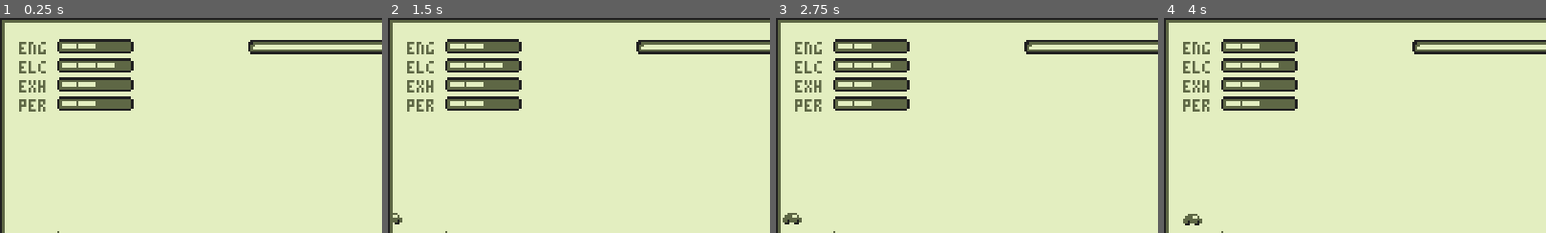
Above: before the commit, frames 1-4 (left to right).
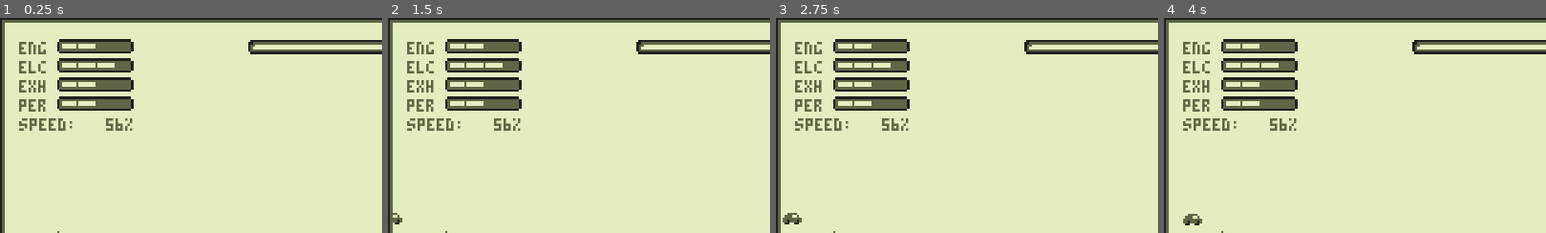
Above: after the commit, the same moments.

Repository: m-trigo/laika
Game: Godot game, scene res://src/scenes/Main.tscn
Two runs of this game, one before a commit and one after it. Both use one fixed random seed, a clock stepped at 60 frames per second and the inputs below. Sound files missing from this copy of the repository are replaced by a short silence.
Inputs:
- Up to frame 1 (0.25 s): no input
- Up to frame 2 (1.5 s): tap Enter at 0.5 s; tap 3 at 0.6 s; tap 4 at 0.8, 1.35 s
- Up to frame 3 (2.75 s): tap 3 at 1.55, 2.1 s; tap 4 at 2.3 s
- Up to frame 4 (4 s): tap 4 at 2.85, 3.8 s; tap 3 at 3.05 s; tap 1 at 3.6 s
The pictures show only the part of the screen within x 0-50%, y 0-50%; the shares and areas given below are measured in that part.

The runs differ from the first frame. In frame 1, 0.7% of the frame differs, in the area x 5-35%, y 46-53%; in frame 2, 0.7%; in frame 3, 0.7%; in frame 4, 0.7%.

Commit message:
Adds the speed performance indicator

Diff:
--- a/src/scenes/Main.tscn
+++ b/src/scenes/Main.tscn
@@ -52,6 +52,18 @@
 "_edit_use_anchors_": false
 }
 
+[node name="Performance" type="Label" parent="."]
+margin_left = 8.0
+margin_top = 42.0
+margin_right = 56.0
+margin_bottom = 56.0
+custom_fonts/font = ExtResource( 6 )
+custom_colors/font_color = Color( 0.368627, 0.403922, 0.270588, 1 )
+text = "SPEED:  100%"
+__meta__ = {
+"_edit_use_anchors_": false
+}
+
 [node name="Track" parent="." instance=ExtResource( 7 )]
 
 [node name="Frame" type="Sprite" parent="."]
@@ -102,5 +114,6 @@
 [node name="AudioStreamPlayer" type="AudioStreamPlayer" parent="."]
 stream = ExtResource( 8 )
 autoplay = true
+[connection signal="updated" from="Systems" to="." method="_on_Systems_updated"]
 [connection signal="arrived" from="Track" to="." method="_on_Track_arrived"]
 [connection signal="pressed" from="Frame/Esc" to="." method="_on_Esc_pressed"]
--- a/src/scenes/Systems.tscn
+++ b/src/scenes/Systems.tscn
@@ -1,7 +1,8 @@
-[gd_scene load_steps=9 format=2]
+[gd_scene load_steps=10 format=2]
 
 [ext_resource path="res://assets/sprites/health_bar.png" type="Texture" id=1]
 [ext_resource path="res://src/scenes/HealthBar.tscn" type="PackedScene" id=2]
+[ext_resource path="res://src/scripts/Systems.gd" type="Script" id=3]
 
 [sub_resource type="AtlasTexture" id=1]
 atlas = ExtResource( 1 )
@@ -33,6 +34,7 @@
 
 [node name="Systems" type="Node2D"]
 position = Vector2( 18, 8 )
+script = ExtResource( 3 )
 
 [node name="Engine" parent="." instance=ExtResource( 2 )]
 frames = SubResource( 6 )
@@ -56,3 +58,7 @@
 frames = SubResource( 6 )
 frame = 4
 centered = false
+[connection signal="health_updated" from="Engine" to="." method="_on_Engine_health_updated"]
+[connection signal="health_updated" from="Electrical" to="." method="_on_Electrical_health_updated"]
+[connection signal="health_updated" from="Exhaust" to="." method="_on_Exhaust_health_updated"]
+[connection signal="health_updated" from="Peripheral" to="." method="_on_Peripheral_health_updated"]
--- a/src/scripts/HealthBar.gd
+++ b/src/scripts/HealthBar.gd
@@ -1,4 +1,6 @@
 extends AnimatedSprite
+
+signal health_updated
 
 func max_health() -> int:
 	return len( frames ) - 1
@@ -8,6 +10,8 @@
 
 func heal( amount : int ) -> void:
 	frame = min( frame + amount, 4 ) as int
+	emit_signal( "health_updated" )
 
 func damage( amount : int ) -> void:
 	frame = max( frame - amount, 0 ) as int
+	emit_signal( "health_updated" )
--- a/src/scripts/Main.gd
+++ b/src/scripts/Main.gd
@@ -81,6 +81,7 @@
 	$DialogueBox/Label.text = "<FLAVOR TEXT>"
 	state = STATE.FLAVOR
 
+var performance : float = 100
 var yourself : bool = false
 func _unhandled_key_input( event: InputEventKey ) -> void:
 	if event.pressed && event.scancode == KEY_ESCAPE:
@@ -140,10 +141,7 @@
 					display_flavor()
 			STATE.FLAVOR:
 				state = STATE.MOVING
-				var total_health : float = 0
-				for system in $Systems.get_children():
-					total_health += system.health()
-				$Track.move_car_to_next_stop( total_health / 16 )
+				$Track.move_car_to_next_stop( performance )
 
 func _on_Esc_pressed() -> void:
 		get_tree().quit()
@@ -169,3 +167,8 @@
 	event_index = ( event_index + 1 ) % len( events_list )
 	$DialogueBox/Label.text += "\n\n1. CONTINUE"
 	state = STATE.EVENT
+
+
+func _on_Systems_updated() -> void:
+	performance = $Systems.total_health() / 16.0 as float
+	$Performance.text = "SPEED: %4.0f%%" % ( performance * 100 )
--- /dev/null
+++ b/src/scripts/Systems.gd
@@ -0,0 +1,21 @@
+extends Node2D
+
+signal updated
+
+func total_health() -> int:
+	var total : int = 0
+	for system in get_children():
+		total += system.health()
+	return total
+
+func _on_Engine_health_updated() -> void:
+	emit_signal( "updated" )
+
+func _on_Electrical_health_updated() -> void:
+	emit_signal( "updated" )
+
+func _on_Exhaust_health_updated() -> void:
+	emit_signal( "updated" )
+
+func _on_Peripheral_health_updated() -> void:
+	emit_signal( "updated" )
